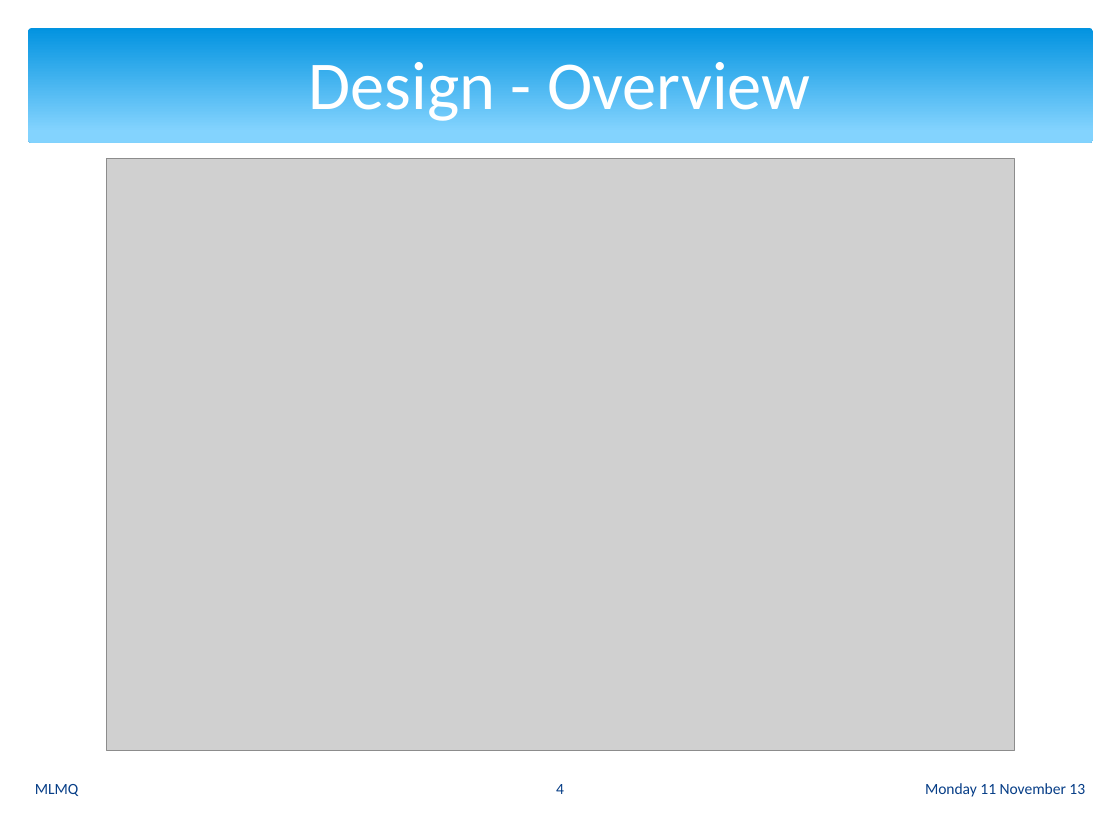
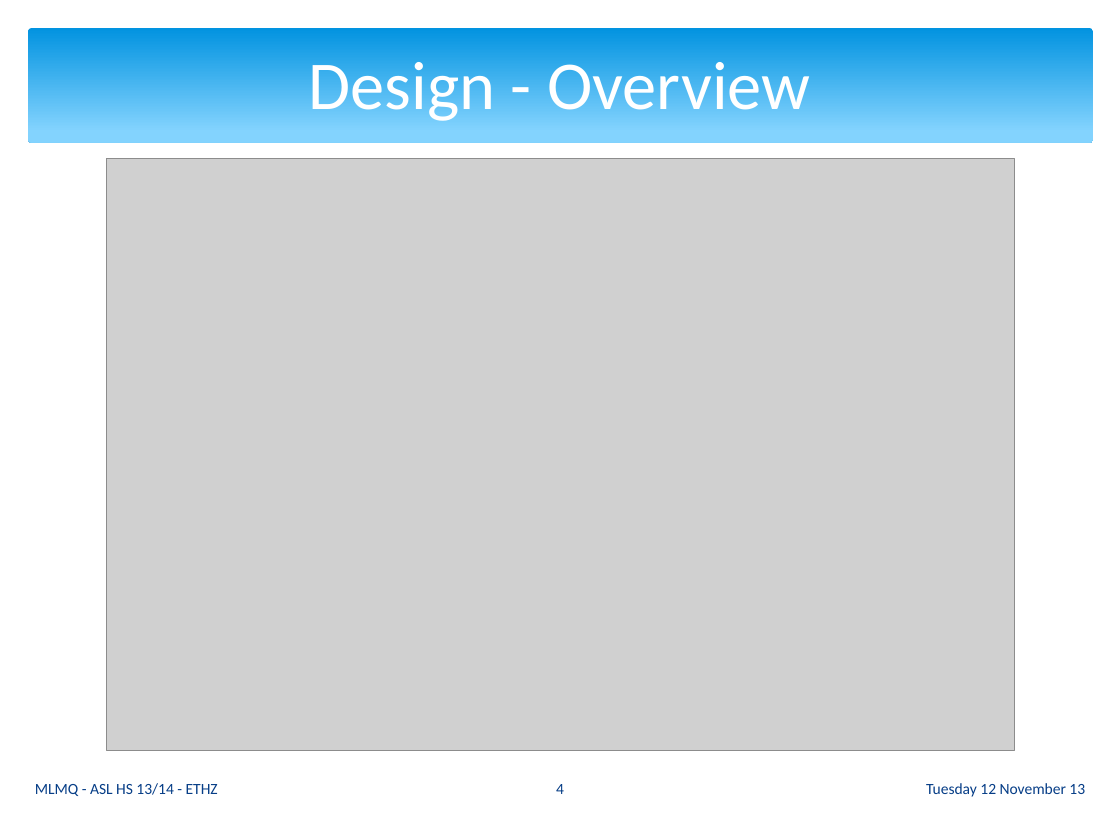
Before and after one commit to ganzm/AdvancedSystemsLab2013, a slide deck: slide 4 of doc/presentations/03 Milestone Presentation/mlmq.pptx. Drawn at 1120x840 pixels with LibreOffice and Linux fonts; fonts in the diff are those of the drawing; grey boxes stand for pictures. Boxes give left, top, right and bottom in pixels: in the first picture for what was removed or moved away, otherwise in the second. Text is boxed around its words. In the diff, an @@ line names an element or a change of style, - is before the commit and + after.

```diff
--- a/doc/presentations/03 Milestone Presentation/mlmq.pptx
+++ b/doc/presentations/03 Milestone Presentation/mlmq.pptx
@@ text at bbox=[35, 783, 218, 796]: text changed @@
-MLMQ
+MLMQ - ASL HS 13/14 - ETHZ
@@ text at bbox=[926, 783, 1085, 797]: text changed @@
-Monday 11 November 13
+Tuesday 12 November 13
```
Also in this commit, not shown: 13 other slides changed.
